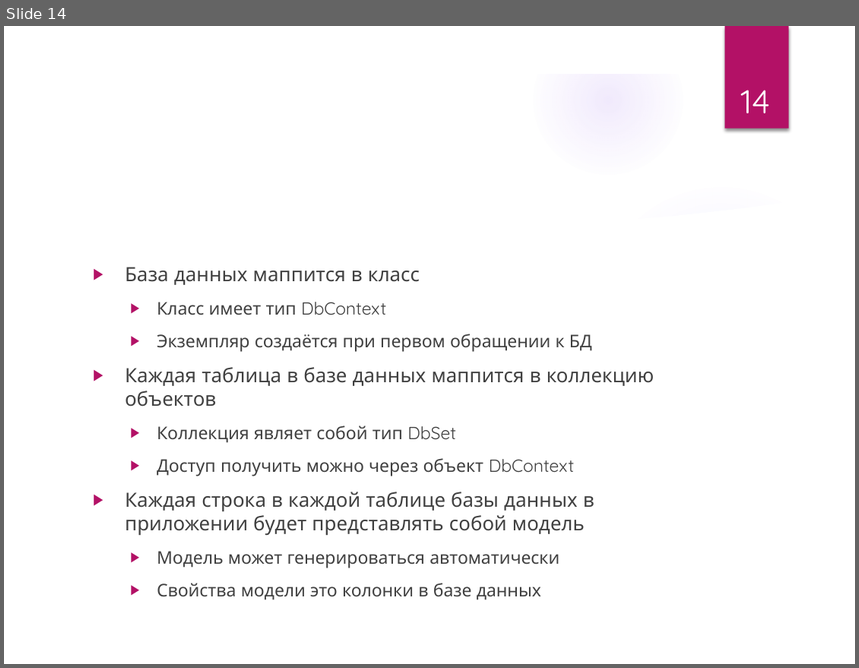
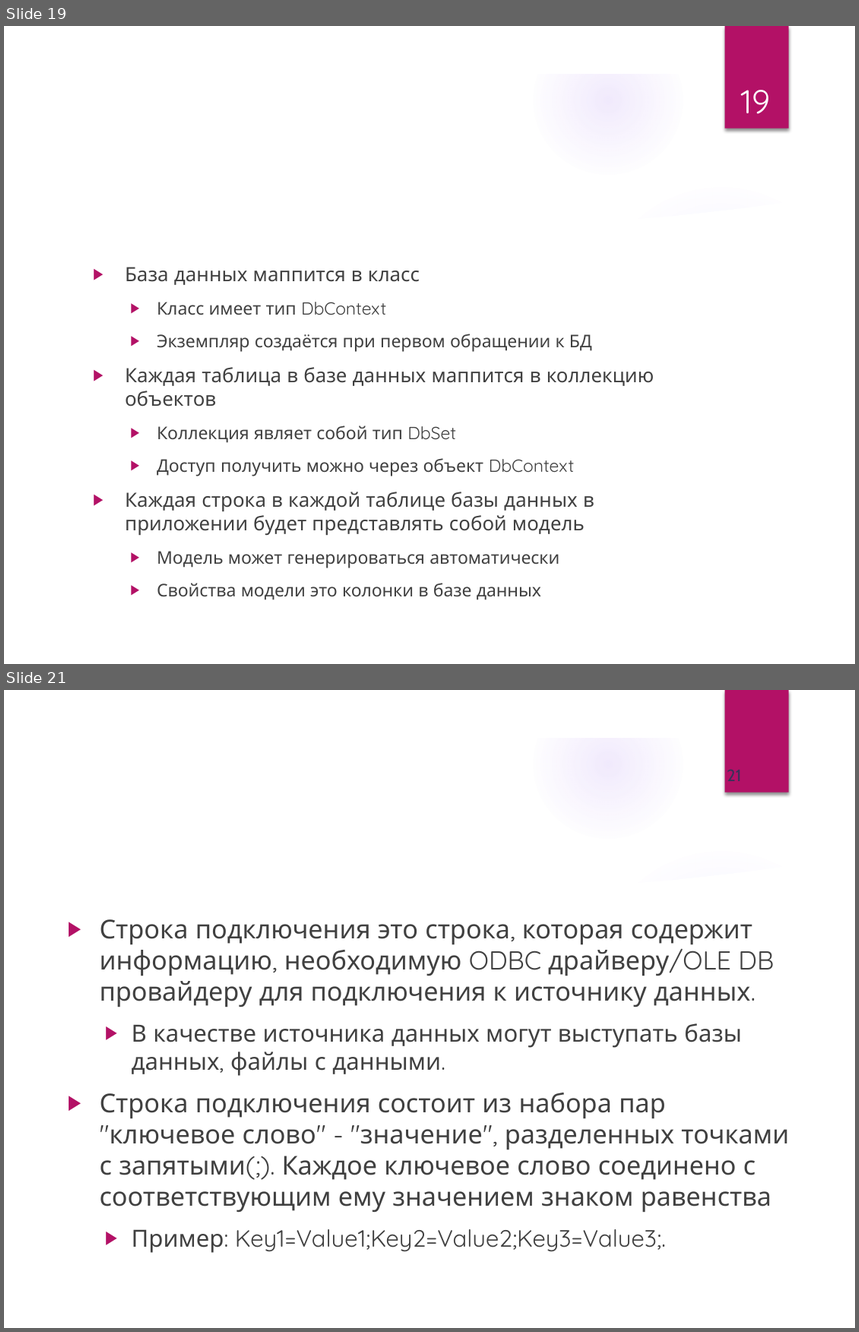
Before and after one commit to Alfredovec/LecturesDotNet, a slide deck: 04Connect.pptx. Shown one above the other, each under a label of ours: slide 14 before the commit, slides 19 and 21 after it; the slides between them are not shown. The pictures are 859x668 and 859x1332 pixels, drawn with LibreOffice and Linux fonts; fonts in the diff are those of the drawing; background and template pictures are left out. Boxes give left, top, right and bottom in pixels: in the first picture for what was removed or moved away, otherwise in the second. Text is boxed around its words. In the diff, an @@ line names an element or a change of style, - is before the commit and + after.

```diff
--- a/04Connect.pptx
+++ b/04Connect.pptx
@@ slide 21 added at [4,690,855,1328], background picture (left out); not listed: 9 template elements that a slide beside it also shows @@
@@ title added at [85,776,676,842], 32 pt, text #FFFFFF @@
+Строка подключения
@@ page number added at [727,769,741,781], 14 pt, text #3B3059 @@
+21
@@ text added at [100,920,789,1253], 22 pt, text #404040 @@
+▶ Строка подключения это строка, которая содержит информацию, необходимую ODBC драйверу/OLE DB провайдеру для подключения к источнику данных.
+  ▶ В качестве источника данных могут выступать базы данных, файлы с данными.
+▶ Строка подключения состоит из набора пар "ключевое слово" - "значение", разделенных точками с запятыми(;). Каждое ключевое слово соединено с соответствующим ему значением знаком равенства
+  ▶ Пример: Key1=Value1;Key2=Value2;Key3=Value3;.
@@ what was slide 14 is now slide 19 @@
@@ page number at [741,90,771,114]: text changed @@
-14
+19
```
Also in this commit, not shown: 6 slides changed, 8 other slides added, 1 slide removed, 9 other files.
